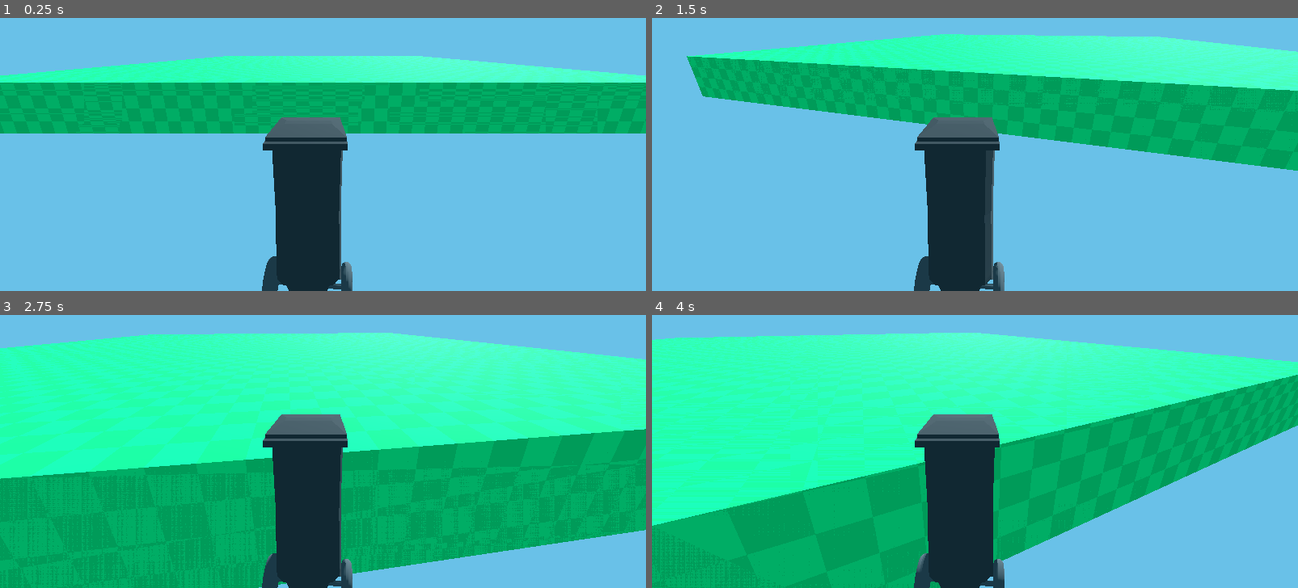
Above: before the commit, frames 1-4 (two rows, left to right).
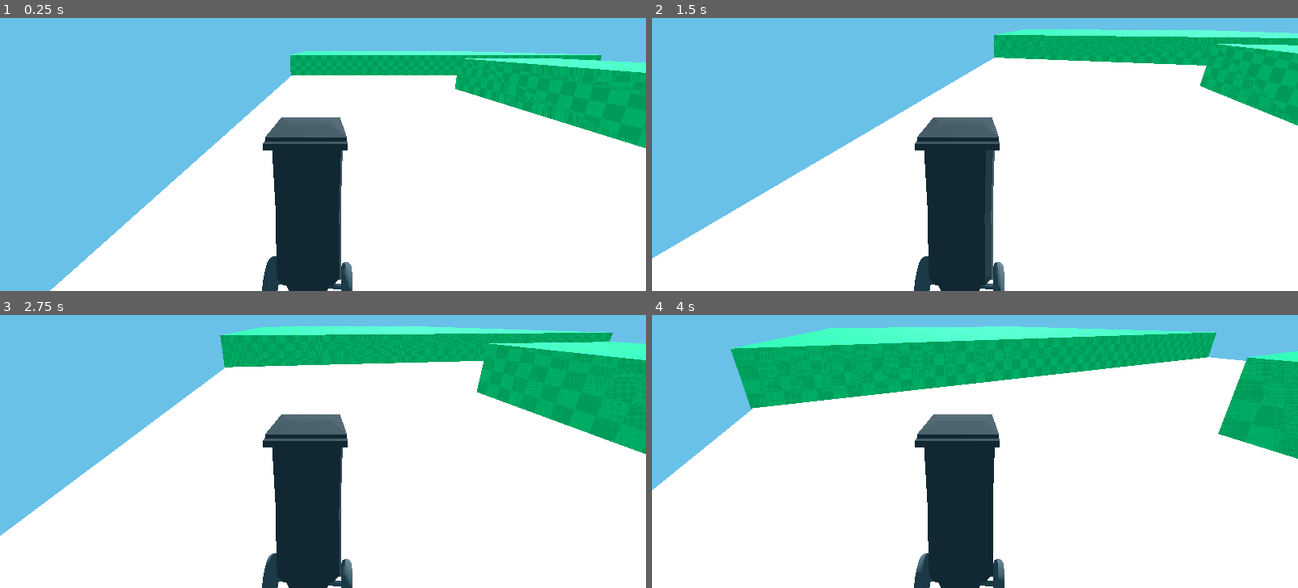
Above: after the commit, the same moments.

Repository: wagenrace/return-to-sender
Game: Godot game, scene res://world.tscn
Two runs of this game, one before a commit and one after it. Both use one fixed random seed, a clock stepped at 60 frames per second and the inputs below.
Inputs (mouse positions are in pixels of both pictures, inside the frame that each line leads up to):
- Up to frame 1 (0.25 s): no input
- Up to frame 2 (1.5 s): tap Enter at 0.5 s; move the mouse to (1007, 108) at 0.52 s; hold W (move_forward) from 0.53 s (still down); move the mouse to (942, 110) at 1.27 s
- Up to frame 3 (2.75 s): keep holding W (move_forward); move the mouse to (335, 399) at 2.02 s
- Up to frame 4 (4 s): keep holding W (move_forward); move the mouse to (968, 413) at 2.77 s; move the mouse to (1020, 410) at 3.52 s

The runs differ from the first frame. In frame 1, 62% of the frame differs, in the area x 0-100%, y 12-100%; in frame 2, 72%; in frame 3, 86%, in the area x 0-100%, y 4-100%; in frame 4, 82%.

Commit message:
Tom/add enemy (#4)

Diff:
--- a/animation.gd
+++ b/animation.gd
@@ -7,5 +7,5 @@
 
 
 # Called every frame. 'delta' is the elapsed time since the previous frame.
-func _process(delta):
+func _process(_delta):
 	pass
--- a/character.gd
+++ b/character.gd
@@ -11,16 +11,14 @@
 
 @onready var camera = $Camera3D
 
-
-
 func _ready():
 	Input.mouse_mode=Input.MOUSE_MODE_CAPTURED
 
-func _unhandled_input(event):
-	if event is InputEventMouseMotion and Input.mouse_mode==Input.MOUSE_MODE_CAPTURED:
-		rotate_y(-event.relative.x * .005)
+func _unhandled_input(_event):
+	if _event is InputEventMouseMotion and Input.mouse_mode==Input.MOUSE_MODE_CAPTURED:
+		rotate_y(-_event.relative.x * .005)
 
-func _unhandled_key_input(event):
+func _unhandled_key_input(_event):
 	if Input.is_action_just_pressed("ui_cancel"):
 		if Input.mouse_mode==Input.MOUSE_MODE_CAPTURED:
 			Input.mouse_mode=Input.MOUSE_MODE_VISIBLE
--- a/character.tscn
+++ b/character.tscn
@@ -7,7 +7,7 @@
 
 [node name="character" type="CharacterBody3D"]
 collision_layer = 2
-collision_mask = 3
+collision_mask = 15
 script = ExtResource("1_7egtf")
 
 [node name="CollisionShape3D" type="CollisionShape3D" parent="."]
--- /dev/null
+++ b/enemy_ram.gd
@@ -0,0 +1,36 @@
+extends CharacterBody3D
+
+
+const SPEED = 2.5
+const ACCEL = 10
+const JUMP_VELOCITY = 4.5
+var player
+
+@onready var nav: NavigationAgent3D = $NavigationAgent3D
+
+
+func _ready():
+	player = get_tree().get_root().get_node("World").get_node("Player")
+
+# Get the gravity from the project settings to be synced with RigidBody nodes.
+var gravity = ProjectSettings.get_setting("physics/3d/default_gravity")
+
+
+func _physics_process(delta):
+
+	var direction = Vector3()
+	if player:
+		var player_pos = player.get_position()
+		nav.target_position = player_pos
+
+	direction = nav.get_next_path_position() - global_position
+	direction = direction.normalized()
+
+	velocity = velocity.lerp(direction * SPEED, ACCEL * delta)
+
+	var collision = move_and_collide(velocity * delta)
+	if collision:
+		var collider = collision.get_collider()
+		if collider == player:
+			player.velocity.x = velocity.x
+			player.velocity.y = velocity.y
--- /dev/null
+++ b/enemy_ram.tscn
@@ -0,0 +1,23 @@
+[gd_scene load_steps=3 format=3 uid="uid://bat4oce2wgj0y"]
+
+[ext_resource type="Script" path="res://enemy_ram.gd" id="1_oamt8"]
+
+[sub_resource type="BoxShape3D" id="BoxShape3D_xbylp"]
+size = Vector3(1, 1, 2.02405)
+
+[node name="EnemyRam" type="CharacterBody3D"]
+transform = Transform3D(1, 0, 0, 0, 1, 0, 0, 0, 1, 0, 0.482492, 0)
+collision_layer = 8
+collision_mask = 15
+script = ExtResource("1_oamt8")
+
+[node name="CollisionShape3D" type="CollisionShape3D" parent="."]
+transform = Transform3D(1, 0, 0, 0, 1, 0, 0, 0, 1, 0, 0, -0.00311279)
+shape = SubResource("BoxShape3D_xbylp")
+
+[node name="CSGBox3D" type="CSGBox3D" parent="."]
+transform = Transform3D(0.99, 0, 0, 0, 0.99, 0, 0, 0, 0.99, 0, 0, -0.00340271)
+layers = 8
+size = Vector3(1, 1, 2.0228)
+
+[node name="NavigationAgent3D" type="NavigationAgent3D" parent="."]
--- a/project.godot
+++ b/project.godot
@@ -10,7 +10,7 @@
 
 [application]
 
-config/name="Basic3dStarter"
+config/name="Return2Sender"
 run/main_scene="res://world.tscn"
 config/features=PackedStringArray("4.2", "Forward Plus")
 config/icon="res://icon.svg"
@@ -47,6 +47,7 @@
 3d_physics/layer_1="world"
 3d_physics/layer_2="player"
 3d_physics/layer_3="props"
+3d_physics/layer_4="npcs"
 
 [rendering]
 
--- a/world.tscn
+++ b/world.tscn
@@ -1,12 +1,17 @@
-[gd_scene load_steps=9 format=3 uid="uid://ga4brol6kes6"]
+[gd_scene load_steps=12 format=3 uid="uid://ga4brol6kes6"]
 
 [ext_resource type="Shader" uid="uid://dtq8vkrpvuqfj" path="res://gridmaterial.tres" id="1_78mpy"]
 [ext_resource type="PackedScene" uid="uid://doh0w0if3r85g" path="res://character.tscn" id="2_7bd7c"]
 [ext_resource type="Script" path="res://animation.gd" id="3_w4bpu"]
+[ext_resource type="PackedScene" uid="uid://bat4oce2wgj0y" path="res://enemy_ram.tscn" id="4_vixoe"]
 
 [sub_resource type="Environment" id="Environment_g3bud"]
 background_mode = 1
 background_color = Color(0.411765, 0.756863, 0.909804, 1)
+
+[sub_resource type="NavigationMesh" id="NavigationMesh_4wv6u"]
+vertices = PackedVector3Array(-2.573, 3.5, -30.3163, -2.573, 3.5, -1.06632, 2.677, 3.5, -1.06632, 2.677, 3.5, -30.3163, -2.073, 1.5, 6.18368, -1.823, 1.5, -0.0663223, -3.573, 1.5, -0.316322, -14.573, 1.5, 6.18368, -3.573, 1.5, -0.316322, -3.573, 1.5, -19.5663, -14.573, 1.5, -19.5663, -14.573, 1.5, 6.18368, -2.323, 1.5, -19.5663, -2.323, 1.5, -1.31632, 2.427, 1.5, -1.31632, 2.427, 1.5, -19.5663, 3.677, 1.5, -0.316322, -1.823, 1.5, -0.0663223, -2.073, 1.5, 6.18368, 14.427, 1.5, 6.18368, 14.427, 1.5, -19.5663, 3.677, 1.5, -19.5663, 3.677, 1.5, -0.316322, 14.427, 1.5, 6.18368, -14.573, 3.5, 7.18368, -14.573, 3.5, 36.4337, 14.427, 3.5, 36.4337, 14.427, 3.5, 7.18368, -14.323, 1.5, 7.43368, -14.323, 1.5, 9.68368, 14.427, 1.5, 9.68368, 14.427, 1.5, 7.43368)
+polygons = [PackedInt32Array(3, 2, 0), PackedInt32Array(0, 2, 1), PackedInt32Array(5, 4, 6), PackedInt32Array(6, 4, 7), PackedInt32Array(9, 8, 10), PackedInt32Array(10, 8, 11), PackedInt32Array(15, 14, 12), PackedInt32Array(12, 14, 13), PackedInt32Array(17, 16, 18), PackedInt32Array(18, 16, 19), PackedInt32Array(21, 20, 22), PackedInt32Array(22, 20, 23), PackedInt32Array(27, 26, 24), PackedInt32Array(24, 26, 25), PackedInt32Array(31, 30, 28), PackedInt32Array(28, 30, 29)]
 
 [sub_resource type="ShaderMaterial" id="ShaderMaterial_rwhea"]
 render_priority = 0
@@ -14,6 +19,9 @@
 shader_parameter/grid_size = 1
 shader_parameter/Color_1 = Color(0, 0.803922, 0.388235, 1)
 shader_parameter/Color_2 = Color(0, 0.898039, 0.439216, 1)
+
+[sub_resource type="StandardMaterial3D" id="StandardMaterial3D_6ofpb"]
+transparency = 1
 
 [sub_resource type="Animation" id="Animation_sy0kk"]
 length = 0.001
@@ -55,8 +63,8 @@
 
 [node name="World" type="Node3D"]
 
-[node name="character" parent="." instance=ExtResource("2_7bd7c")]
-transform = Transform3D(-1, 2.98023e-08, -8.74228e-08, 2.98023e-08, 1, 0, 8.74228e-08, 0, -1, 0, 1, 0)
+[node name="Player" parent="." instance=ExtResource("2_7bd7c")]
+transform = Transform3D(-1, 2.98023e-08, -8.74228e-08, 2.98023e-08, 1, 0, 8.74228e-08, 0, -1, 11.8551, 2.25873, -14.574)
 
 [node name="WorldEnvironment" type="WorldEnvironment" parent="."]
 environment = SubResource("Environment_g3bud")
@@ -65,12 +73,30 @@
 transform = Transform3D(0.866025, 0.25, -0.433013, 0, 0.866026, 0.5, 0.5, -0.433013, 0.75, 0, 6, 0)
 shadow_enabled = true
 
-[node name="CSGBox3D2" type="CSGBox3D" parent="."]
-transform = Transform3D(1, 0, 0, 0, 1, 0, 0, 0, 1, 0, 1.40654, 21.8382)
+[node name="NavigationRegion3D" type="NavigationRegion3D" parent="."]
+navigation_mesh = SubResource("NavigationMesh_4wv6u")
+navigation_layers = 7
+
+[node name="Land1" type="CSGBox3D" parent="NavigationRegion3D"]
+transform = Transform3D(1, 0, 0, 0, 1, 0, 0, 0, 1, 0, 2, 21.838)
 use_collision = true
-collision_mask = 7
+collision_mask = 15
 size = Vector3(30, 2, 30)
 material = SubResource("ShaderMaterial_rwhea")
+
+[node name="Land2" type="CSGBox3D" parent="NavigationRegion3D"]
+transform = Transform3D(1, 0, 0, 0, 1, 0, 0, 0, 1, 0, 2, -15.8163)
+use_collision = true
+collision_mask = 15
+size = Vector3(6, 2, 30)
+material = SubResource("ShaderMaterial_rwhea")
+
+[node name="sea" type="CSGBox3D" parent="NavigationRegion3D"]
+transform = Transform3D(1, 0, 0, 0, 1, 0, 0, 0, 1, -0.073, 0, -4.833)
+use_collision = true
+collision_mask = 15
+size = Vector3(30, 2, 30)
+material = SubResource("StandardMaterial3D_6ofpb")
 
 [node name="AnimationPlayer" type="AnimationPlayer" parent="."]
 root_node = NodePath("")
@@ -79,3 +105,8 @@
 "": SubResource("AnimationLibrary_vyo8q")
 }
 script = ExtResource("3_w4bpu")
+
+[node name="Enemies" type="Node" parent="."]
+
+[node name="EnemyRam" parent="Enemies" instance=ExtResource("4_vixoe")]
+transform = Transform3D(-0.0340274, 0, 0.999421, 0, 1, 0, -0.999421, 0, -0.0340274, 8.03603, 1.5383, -18.76)
